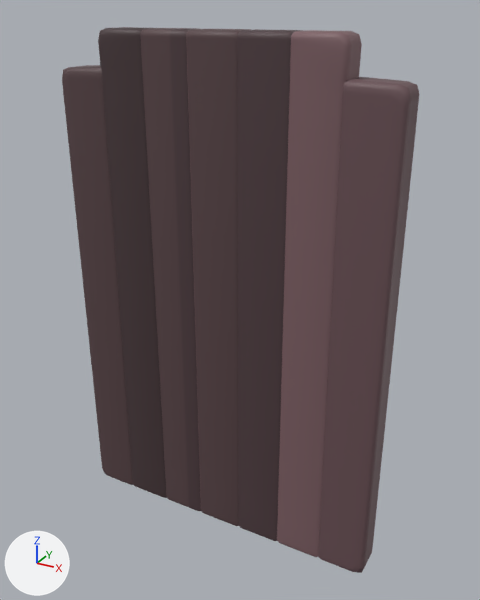
A saved change to the FBX model DirectX/Resources/Levels/StageLevel/Stage05/Objects/WoodPlank.fbx.
Camera for both pictures: a 50 mm lens placed at (0.226, -0.385, 0.202), pointed at (0.009, 0.008, 0.006). Arrows for +X, +Y and +Z are at lower left; the lights stay in place. Where no turn or scale is listed for an object, it has been applied to the vertices.

The first picture shows 'ENV_WoodPlank_MO_0'.
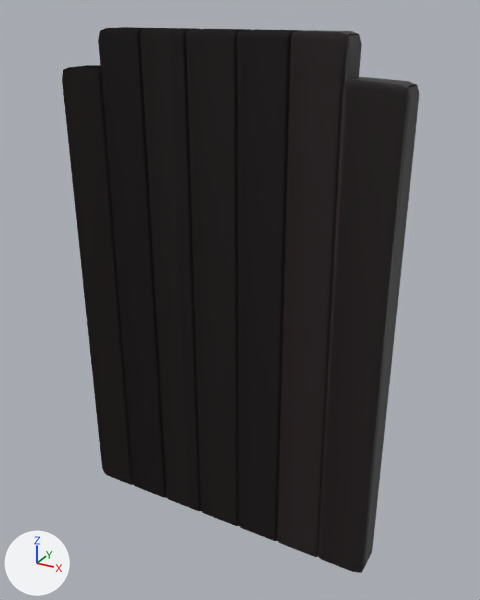
The change, as a diff of the scene's bpy script:
```diff
--- a/DirectX/Resources/Levels/StageLevel/Stage05/Objects/WoodPlank.fbx.py
+++ b/DirectX/Resources/Levels/StageLevel/Stage05/Objects/WoodPlank.fbx.py
@@ img_env_sy02_hw_wood_nm_png @@
+img_env_sy02_hw_wood_nm_png = load_image('ENV_SY02_HW_Wood_NM.png', '../../../../Texture2D/HoopsLegends/ENV_SY02_HW_Wood_NM.png', 512, 512, 'Non-Color')
@@ mat_default_002 @@
+mat_default_002 = bpy.data.materials.new('default.002')
+# uses the picture img_env_sy02_hw_wood_nm_png
+# uses the picture img_woodtex_png
@@ me_mesh_004 @@
 me_mesh_004.from_pydata(...)  # 672 vertices, 1340 faces; spans x -0.125..0.125, y -0.013..0.012, z -0.368..0.013
-me_mesh_004.materials.append(mat_default_004)  # picture img_woodtex_png
+me_mesh_004.materials.append(mat_default_002)
```

What differs and where, as boxes [x1, y1, x2, y2] in the pictures (480 x 600 px):
'ENV_WoodPlank_MO_0', recoloured (brown to black)
    both: [62, 27, 419, 573]
